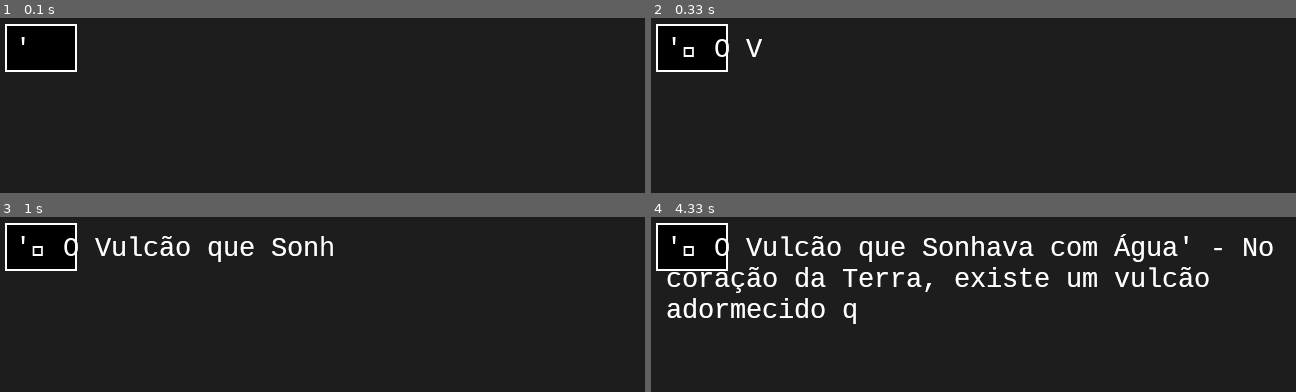
Above: before the commit, frames 1-4 (two rows, left to right).
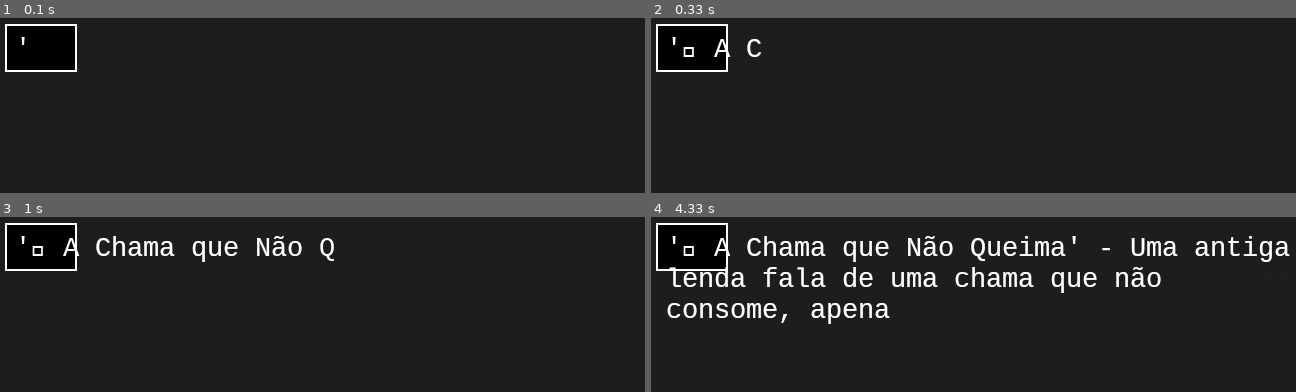
Above: after the commit, the same moments.

Repository: PedroBinotto/EGC5009-2025.01
Game: pygame game, started from snake-pygame/src/game.py
Two runs of this game, one before a commit and one after it. Both use one fixed random seed, a clock stepped at 60 frames per second and the inputs below.
Inputs:
- Up to frame 1 (0.1 s): no input
- Up to frame 2 (0.33 s): no input
- Up to frame 3 (1 s): hold Right 0.33-0.8 s; hold Up from 0.83 s (still down)
- Up to frame 4 (4.33 s): release Up at 1.13 s; hold Right 1.17-1.63 s

Frame 1 is identical in both runs. In frame 2, 0.3% of the frame differs, in the area x 9-18%, y 12-23%; in frame 3, 1.7%; in frame 4, 8.3%, in the area x 2-100%, y 9-62%.

Commit message:
multi-level flow

Diff:
--- a/snake-pygame/src/game.py
+++ b/snake-pygame/src/game.py
@@ -39,9 +39,8 @@
 
 
 # Main logic
-def game(story: Story, background_path: pathlib.Path):
-    print(background_path)
-
+def game(stories: List[Story], background_path: pathlib.Path):
+    story = random.choice(stories)
     # Checks for errors encountered
     check_errors = pygame.init()
     # pygame.init() example output -> (6, 0)
@@ -86,7 +85,15 @@
     score = 0
 
     def on_eat_food():
-        print(story)
+        nonlocal story
+
+        if score > len(story["steps"]) and score % len(story["steps"]) == 1:
+            story = random.choice(stories)
+            print("story", story)
+            show_dialogue(
+                f"Começando a próxima etapa de sua aventura: '{story['title']}'"
+            )
+
         title = story["title"]
         current_step = story["steps"][score % len(story["steps"])]
         show_dialogue(f"'{title}' - {current_step}")
@@ -117,10 +124,6 @@
             overlay.fill((30, 30, 30))  # Gray color
 
             game_window.blit(overlay, (0, 0))
-
-            # game_window.fill(
-            #     (30, 30, 30)
-            # )  # Replace with background/game frame if needed
 
             for event in pygame.event.get():
                 if event.type == pygame.QUIT:
@@ -281,7 +284,7 @@
         print(f"Error decoding JSON: {e}")
         exit(1)
     game(
-        random.choice(stories),
+        stories,
         RESOURCE_DIR / random.choice(backgrounds),
     )
 
